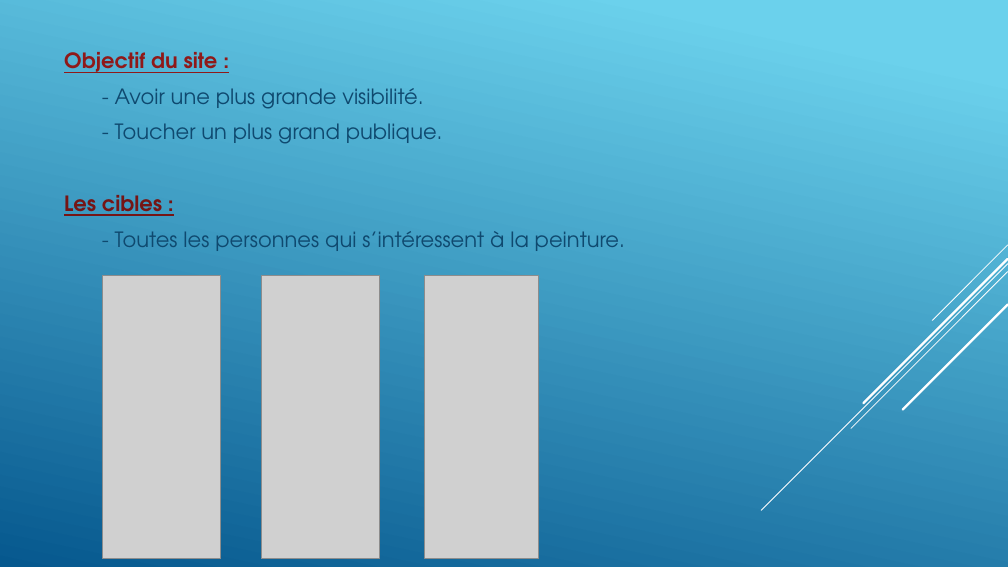
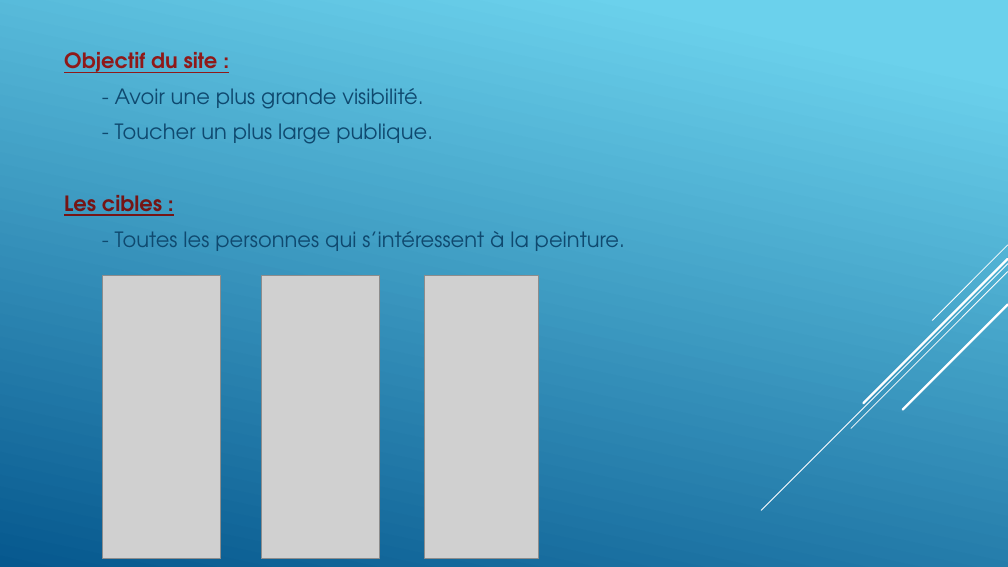
Before and after one commit to GillesP-dev/FilRouge, a slide deck: slide 3 of CDC/L_artiste.pptx. Drawn at 1008x567 pixels with LibreOffice and Linux fonts; fonts in the diff are those of the drawing; grey boxes stand for pictures. Boxes give left, top, right and bottom in pixels: in the first picture for what was removed or moved away, otherwise in the second. Text is boxed around its words. In the diff, an @@ line names an element or a change of style, - is before the commit and + after.

```diff
--- a/CDC/L_artiste.pptx
+++ b/CDC/L_artiste.pptx
@@ text at (115, 123, 433, 144): text changed @@
-- Toucher un plus grand publique.
+- Toucher un plus large publique.
```
Also in this commit, not shown: 3 other slides changed, 8 other files.
